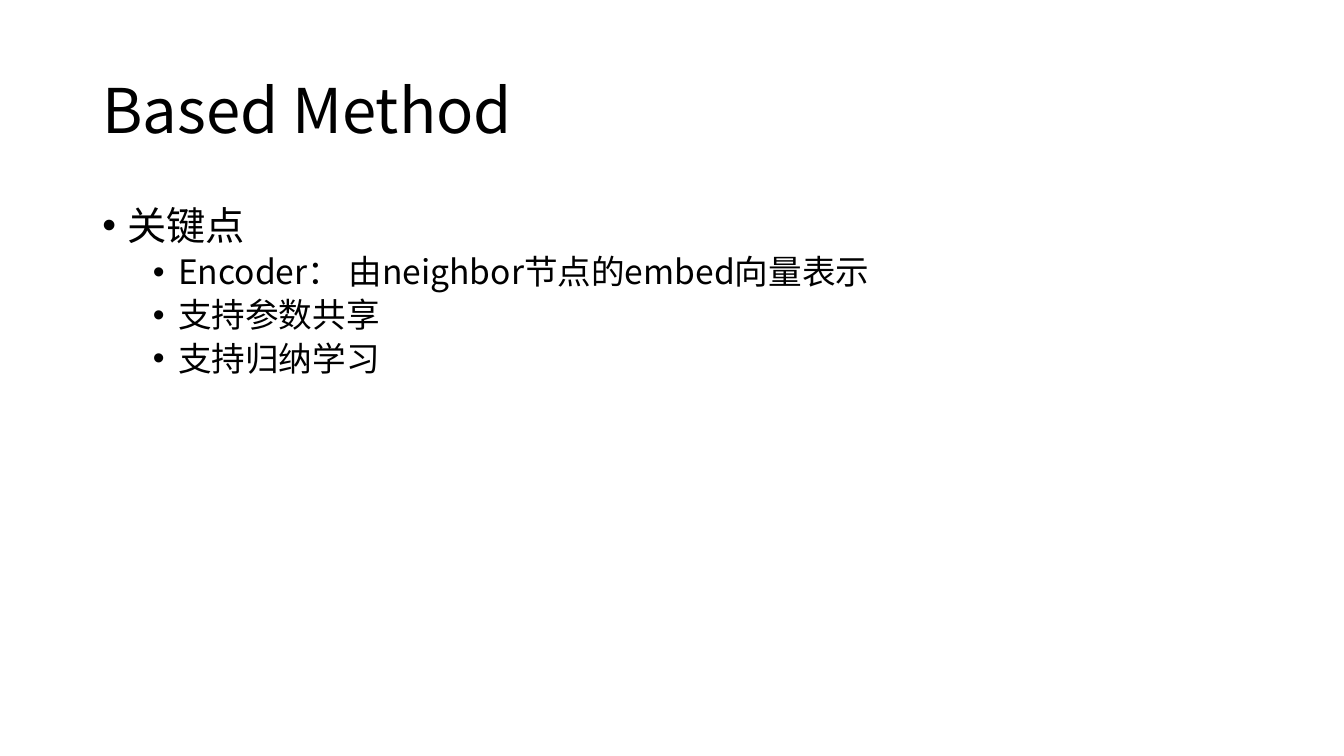
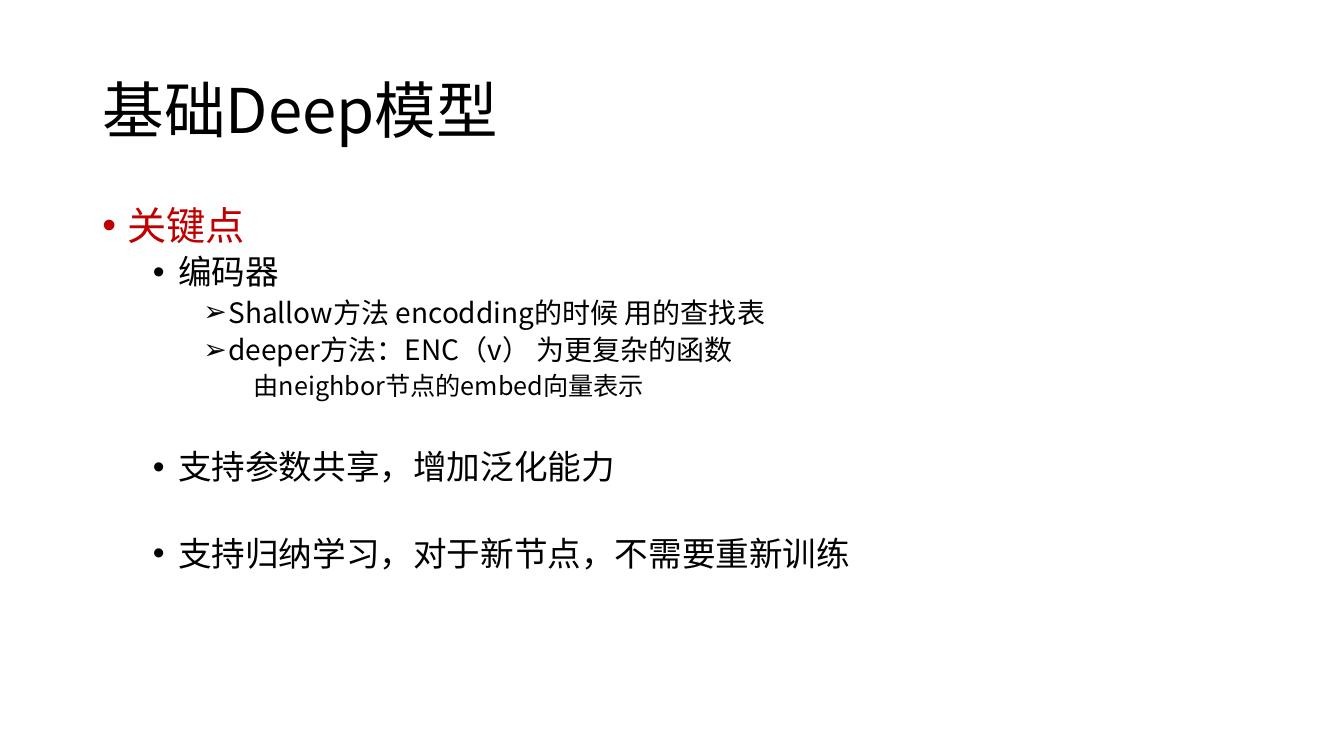
Before and after one commit to shmilysyq/rcmd_paper, a slide deck: slide 18 of embedding/graph embedding/Representation Learning on Graphs.pptx. Drawn at 1344x756 pixels with LibreOffice and Linux fonts; fonts in the diff are those of the drawing. Boxes give left, top, right and bottom in pixels: in the first picture for what was removed or moved away, otherwise in the second. Text is boxed around its words. In the diff, an @@ line names an element or a change of style, - is before the commit and + after.

```diff
--- a/embedding/graph embedding/Representation Learning on Graphs.pptx
+++ b/embedding/graph embedding/Representation Learning on Graphs.pptx
@@ title at (x1=102, y1=81, x2=497, y2=147): text changed @@
-Based Method
+基础Deep模型
@@ text at (x1=128, y1=207, x2=245, y2=243): text colour #000000 to #C00000 in "关键点" @@
@@ text at (x1=178, y1=255, x2=850, y2=570): text changed; size 24 to 20 pt @@
-  • Encoder： 由neighbor节点的embed向量表示
-  • 支持参数共享
-  • 支持归纳学习
+  • 编码器
+    ➢ Shallow方法 encodding的时候 用的查找表
+    ➢ deeper方法：ENC（v） 为更复杂的函数
+      由neighbor节点的embed向量表示
+  • 支持参数共享，增加泛化能力
+  • 支持归纳学习，对于新节点，不需要重新训练
```
Also in this commit, not shown: 15 other slides changed, 13 slides added, 4 slides removed, 2 other files.
